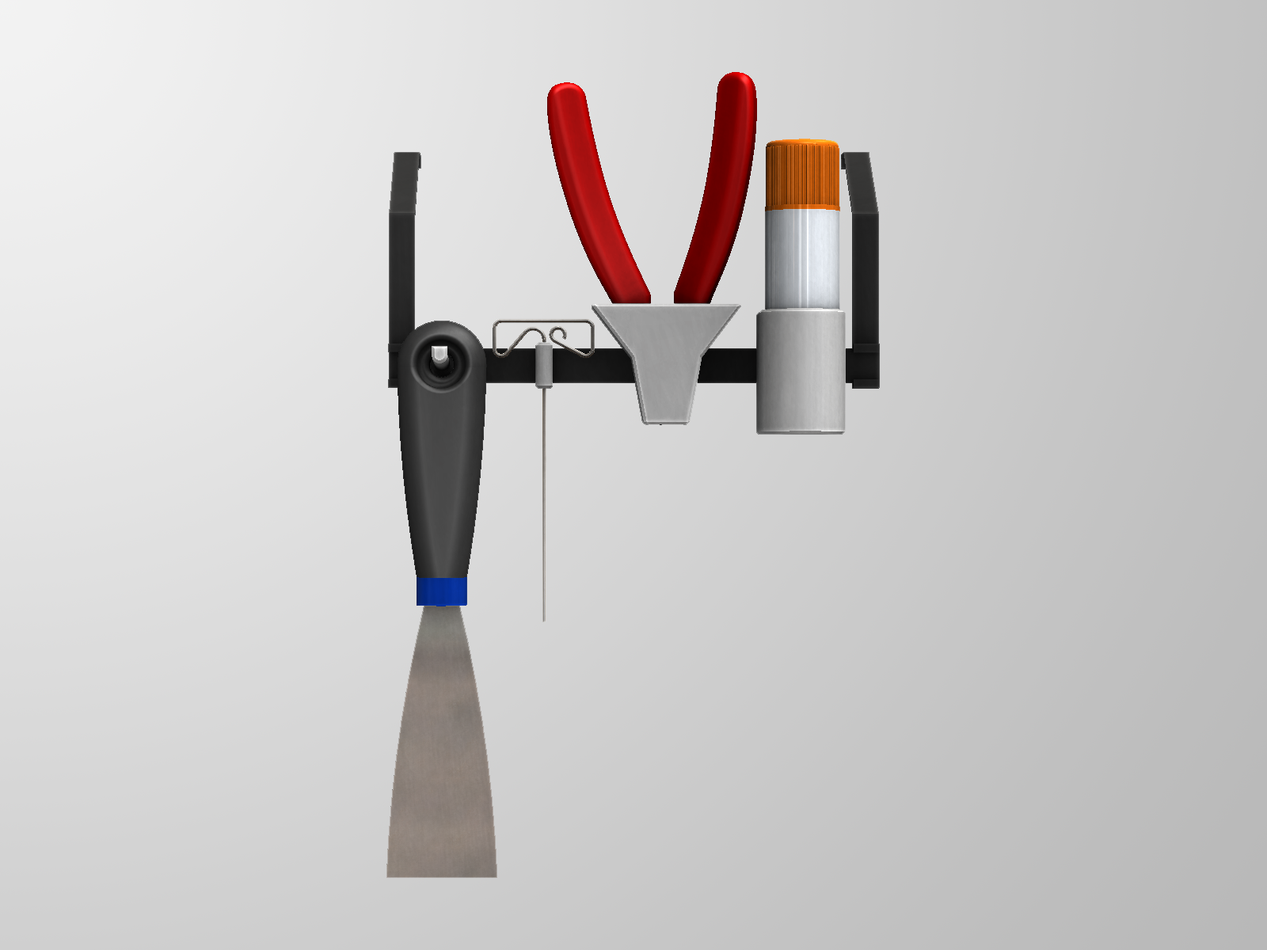
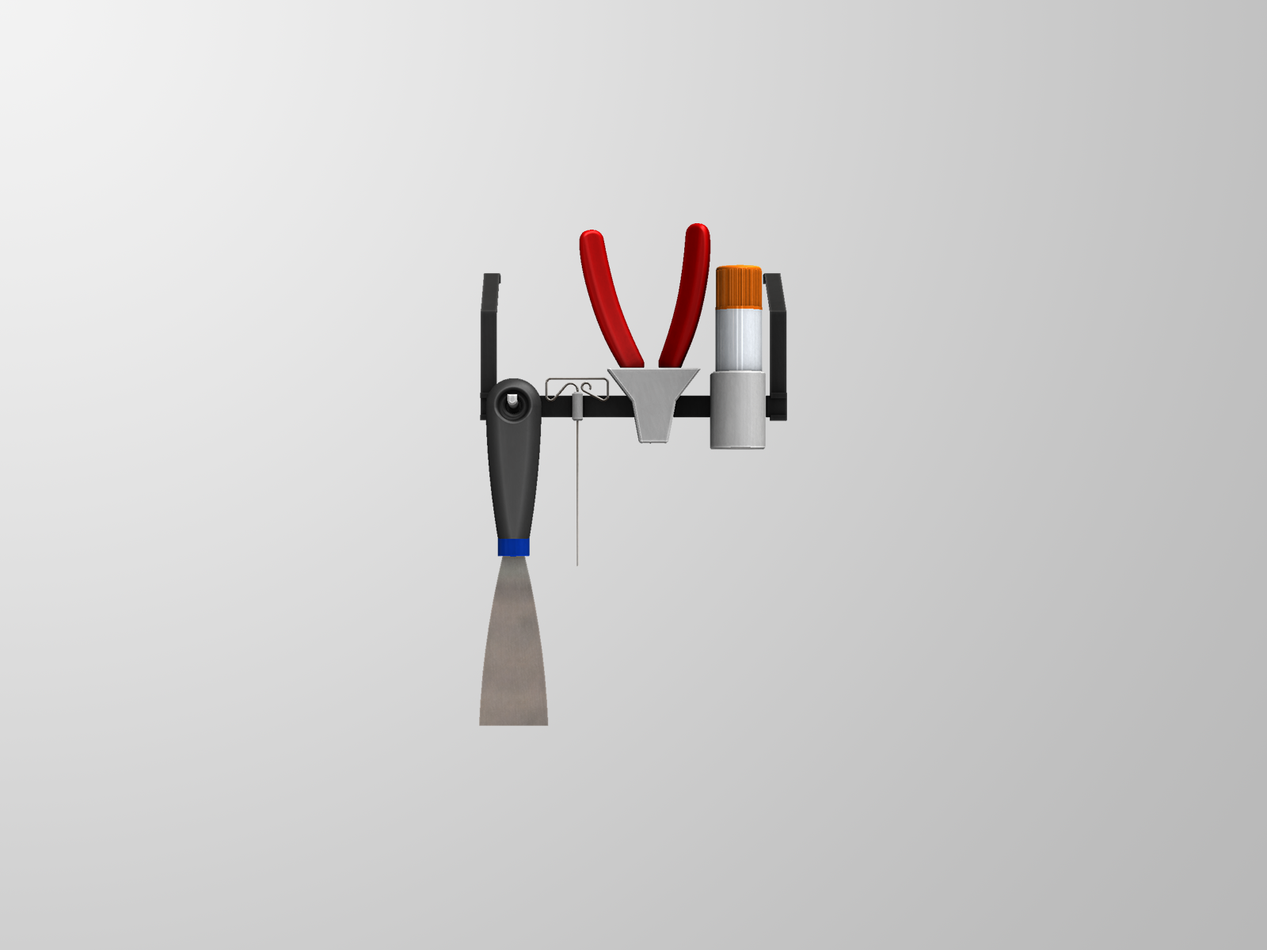
The second (1267, 950) image is a revision of the first. Changes to its layers:
painted on "Layer 1" over (386, 72, 880, 878)
